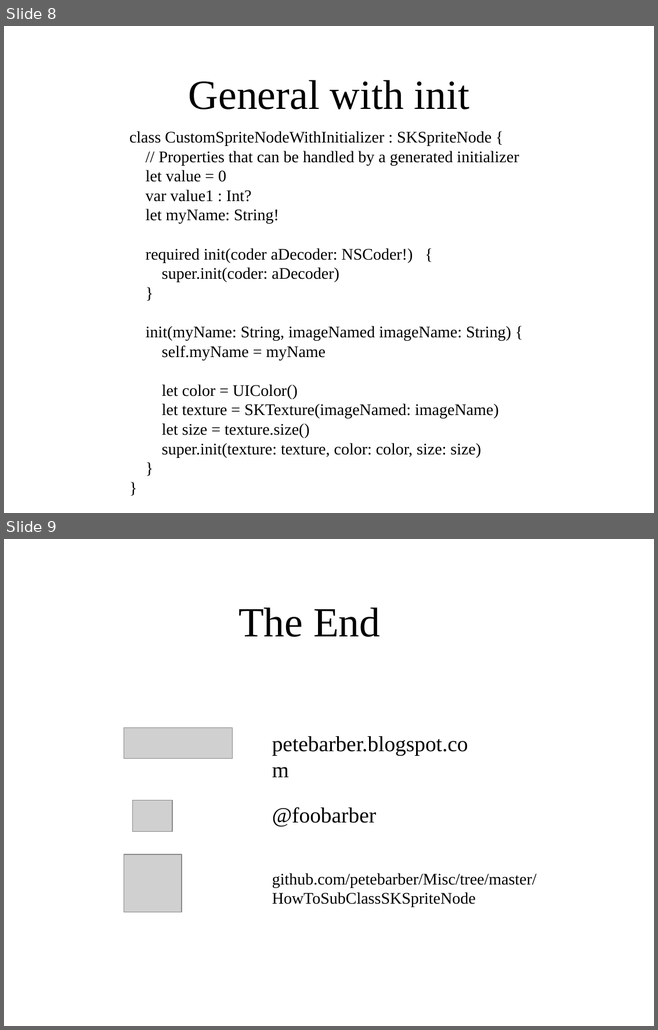
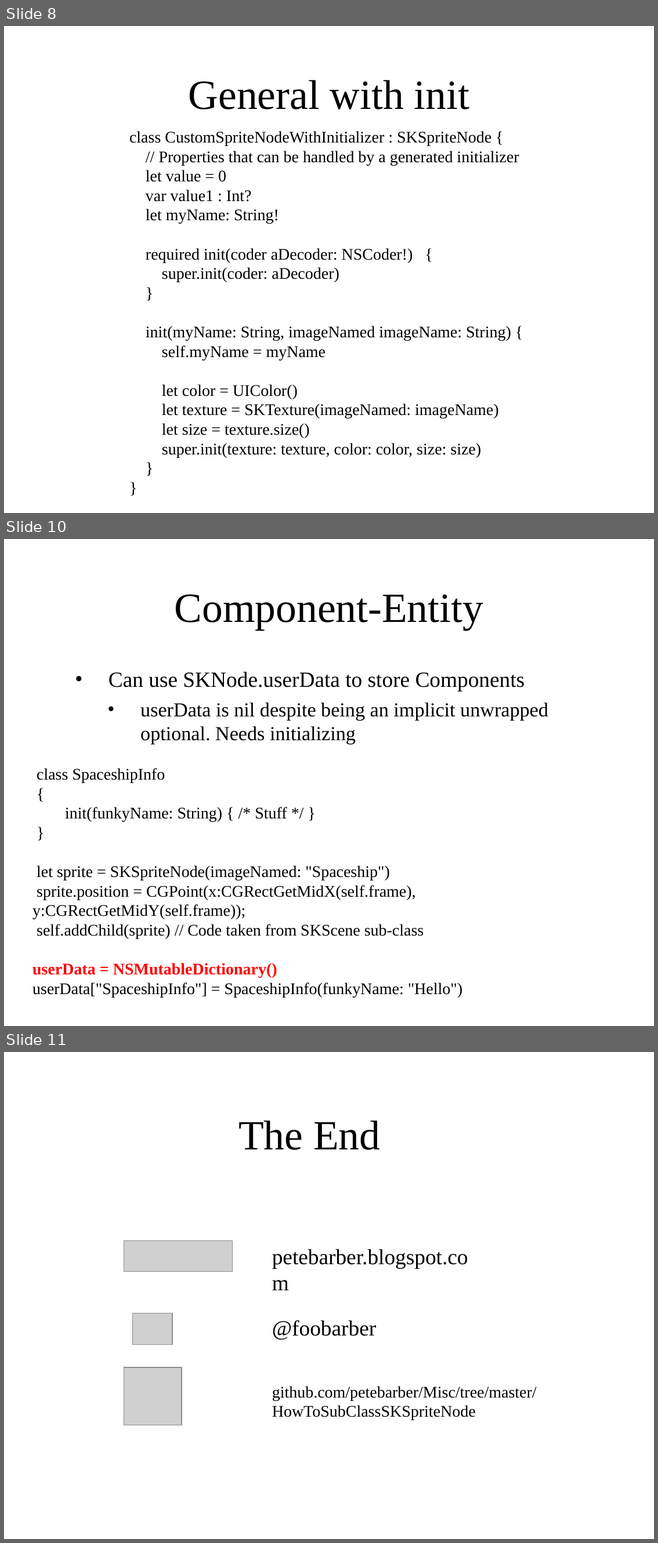
Before and after one commit to petebarber/Misc, a slide deck: HowToSubClassSKSpriteNode/How to subclass SKSpriteNode.pptx. Shown one above the other, each under a label of ours: slides 8 and 9 before the commit, slides 8, 10 and 11 after it; the slides between them are not shown. The pictures are 658x1030 and 658x1543 pixels, drawn with LibreOffice and Linux fonts; fonts in the diff are those of the drawing; grey boxes stand for pictures; background and template pictures are left out. Boxes give left, top, right and bottom in pixels: in the first picture for what was removed or moved away, otherwise in the second. Text is boxed around its words. In the diff, an @@ line names an element or a change of style, - is before the commit and + after.

```diff
--- a/HowToSubClassSKSpriteNode/How to subclass SKSpriteNode.pptx
+++ b/HowToSubClassSKSpriteNode/How to subclass SKSpriteNode.pptx
@@ slide 10 added at [4,539,654,1026], background picture (left out) @@
@@ title added at [175,594,483,630], 46 pt, text #000000 @@
+Component-Entity
@@ text added at [108,672,548,744], 22 pt, text #000000 @@
+• Can use SKNode.userData to store Components
+  • userData is nil despite being an implicit unwrapped optional. Needs initializing
@@ text added at [32,768,462,997], 18 pt, text #000000 @@
+class SpaceshipInfo
+{
+init(funkyName: String) { /* Stuff */ }
+}
+let sprite = SKSpriteNode(imageNamed: "Spaceship")
+sprite.position = CGPoint(x:CGRectGetMidX(self.frame), y:CGRectGetMidY(self.frame));
+self.addChild(sprite) // Code taken from SKScene sub-class
+userData = NSMutableDictionary()
+userData["SpaceshipInfo"] = SpaceshipInfo(funkyName: "Hello")
@@ what was slide 9 is now slide 11 @@
```
Also in this commit, not shown: 2 slides changed, 2 other slides added, 1 slide removed, 7 other files.
